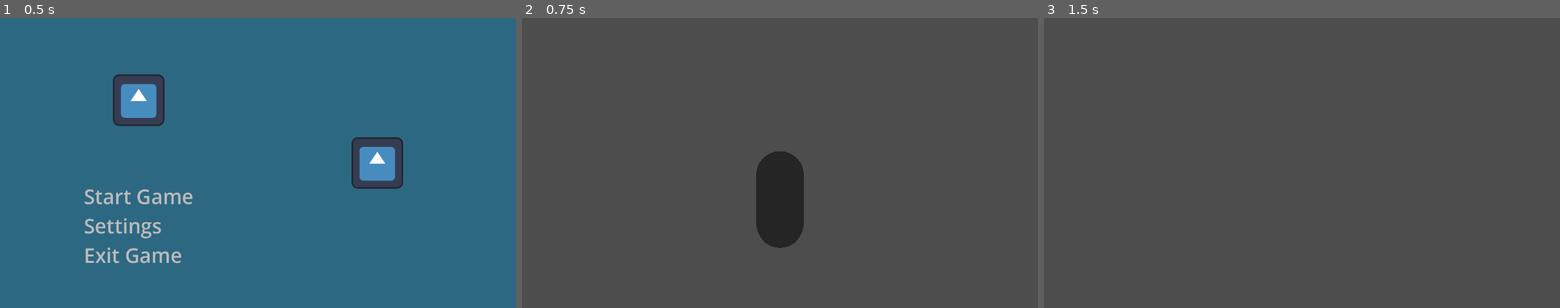
Above: before the commit, frames 1-3 (left to right).
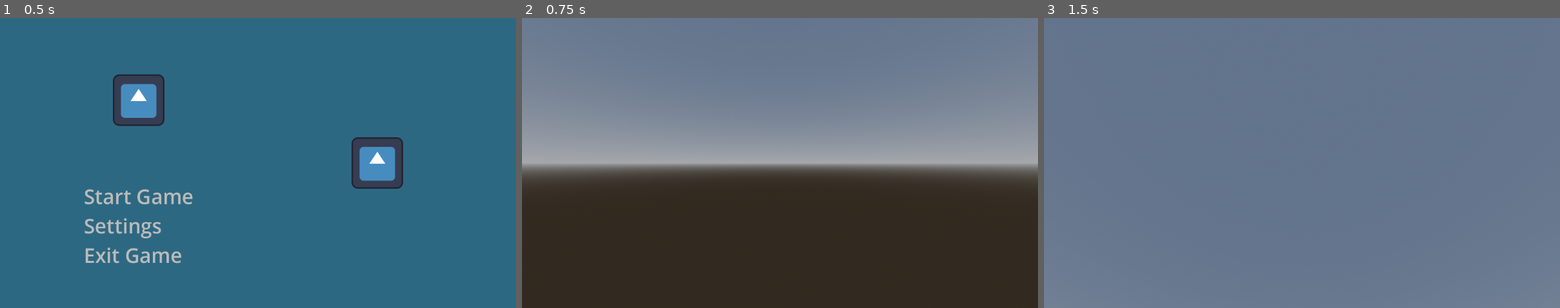
Above: after the commit, the same moments.

Repository: MichaelOdermatt/BasicGameTemplate
Game: Godot game, scene res://Assets/Scenes/TitleScreen.tscn
Two runs of this game, one before a commit and one after it. Both use one fixed random seed, a clock stepped at 60 frames per second and the inputs below. The engine's default icon, where the game draws it, is replaced by a stand-in: a white triangle on a blue panel in a dark square.
Inputs (mouse positions are in pixels of both pictures, inside the frame that each line leads up to):
- Up to frame 1 (0.5 s): no input
- Up to frame 2 (0.75 s): click "Start Game" at 0.5 s
- Up to frame 3 (1.5 s): tap Enter (ui_accept) at 1.25 s; move the mouse to (1327, 163) at 1.27 s; hold W (movement_forward) from 1.28 s (still down); hold Shift (sprint) from 1.28 s (still down); click (1327, 163) at 1.42 s

Frame 1 is identical in both runs. In frame 2, 95% of the frame differs, in the area x 0-100%, y 0-100%; in frame 3, 100%.

Commit message:
Added default skybox

Diff:
--- a/Assets/Scenes/Level1.tscn
+++ b/Assets/Scenes/Level1.tscn
@@ -3,11 +3,14 @@
 [ext_resource type="PackedScene" uid="uid://x0bvv5xlt1xx" path="res://Assets/Scenes/Player.tscn" id="1_xrqkf"]
 [ext_resource type="PackedScene" uid="uid://bn6exbnsy5wmc" path="res://Assets/Scenes/Menus/PauseMenu/PauseMenu.tscn" id="2_n08e7"]
 
+[sub_resource type="ProceduralSkyMaterial" id="ProceduralSkyMaterial_5yhh2"]
+
+[sub_resource type="Sky" id="Sky_c8u4d"]
+sky_material = SubResource("ProceduralSkyMaterial_5yhh2")
+
 [sub_resource type="Environment" id="Environment_ff720"]
-
-[sub_resource type="CapsuleMesh" id="CapsuleMesh_fx1h6"]
-
-[sub_resource type="WorldBoundaryShape3D" id="WorldBoundaryShape3D_poj8p"]
+background_mode = 2
+sky = SubResource("Sky_c8u4d")
 
 [node name="Level1" type="Node3D"]
 
@@ -17,13 +20,3 @@
 [node name="Player" parent="." instance=ExtResource("1_xrqkf")]
 
 [node name="PauseMenu" parent="." instance=ExtResource("2_n08e7")]
-
-[node name="MeshInstance3D" type="MeshInstance3D" parent="."]
-transform = Transform3D(1, 0, 0, 0, 1, 0, 0, 0, 1, 0, 1, -4)
-mesh = SubResource("CapsuleMesh_fx1h6")
-
-[node name="StaticBody3D" type="StaticBody3D" parent="."]
-collision_mask = 0
-
-[node name="CollisionShape3D" type="CollisionShape3D" parent="StaticBody3D"]
-shape = SubResource("WorldBoundaryShape3D_poj8p")
